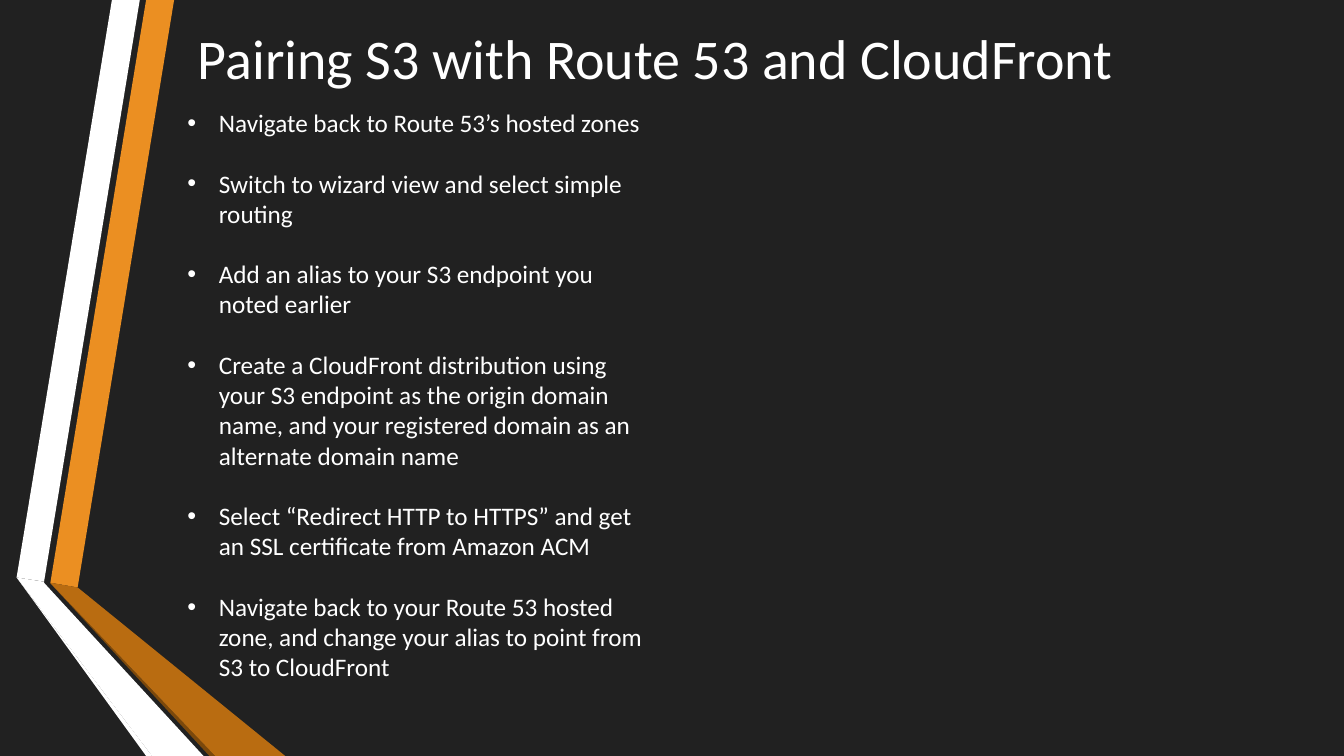
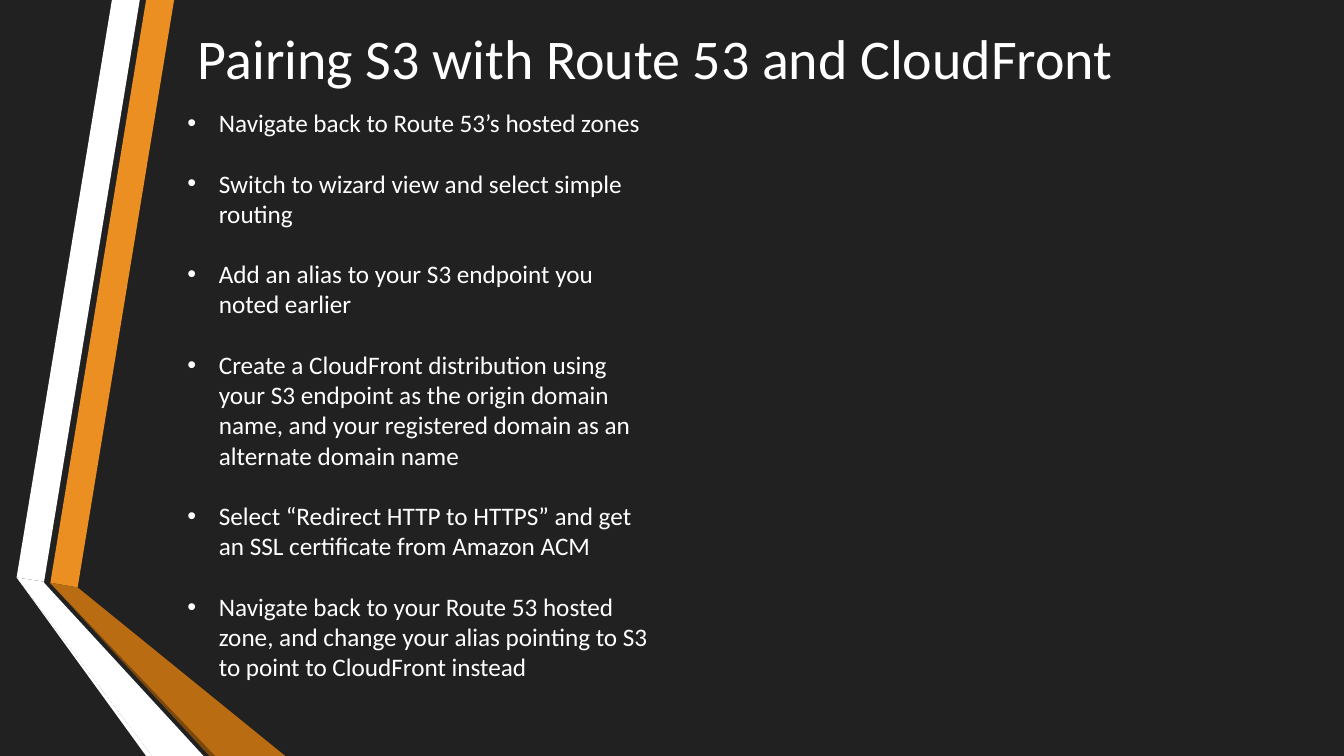
Before and after one commit to Yackul/work, a slide deck: slide 4 of docs/Spring/A Quick and Easy Guide to Hosting React.pptx. Drawn at 1344x756 pixels with LibreOffice and Linux fonts; fonts in the diff are those of the drawing. Boxes give left, top, right and bottom in pixels: in the first picture for what was removed or moved away, otherwise in the second. Text is boxed around its words. In the diff, an @@ line names an element or a change of style, - is before the commit and + after.

Commit message:
small ppt update

```diff
--- a/docs/Spring/A Quick and Easy Guide to Hosting React.pptx
+++ b/docs/Spring/A Quick and Easy Guide to Hosting React.pptx
@@ text at [219, 598, 647, 680]: text changed @@
-• Navigate back to your Route 53 hosted zone, and change your alias to point from S3 to CloudFront
+• Navigate back to your Route 53 hosted zone, and change your alias pointing to S3 to point to CloudFront instead
```
